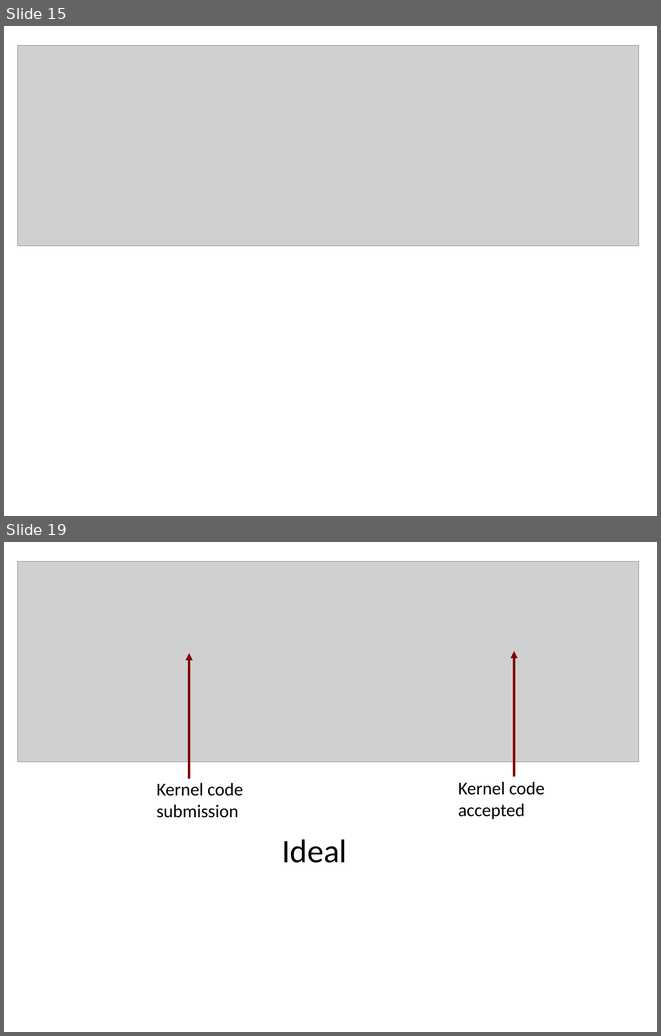
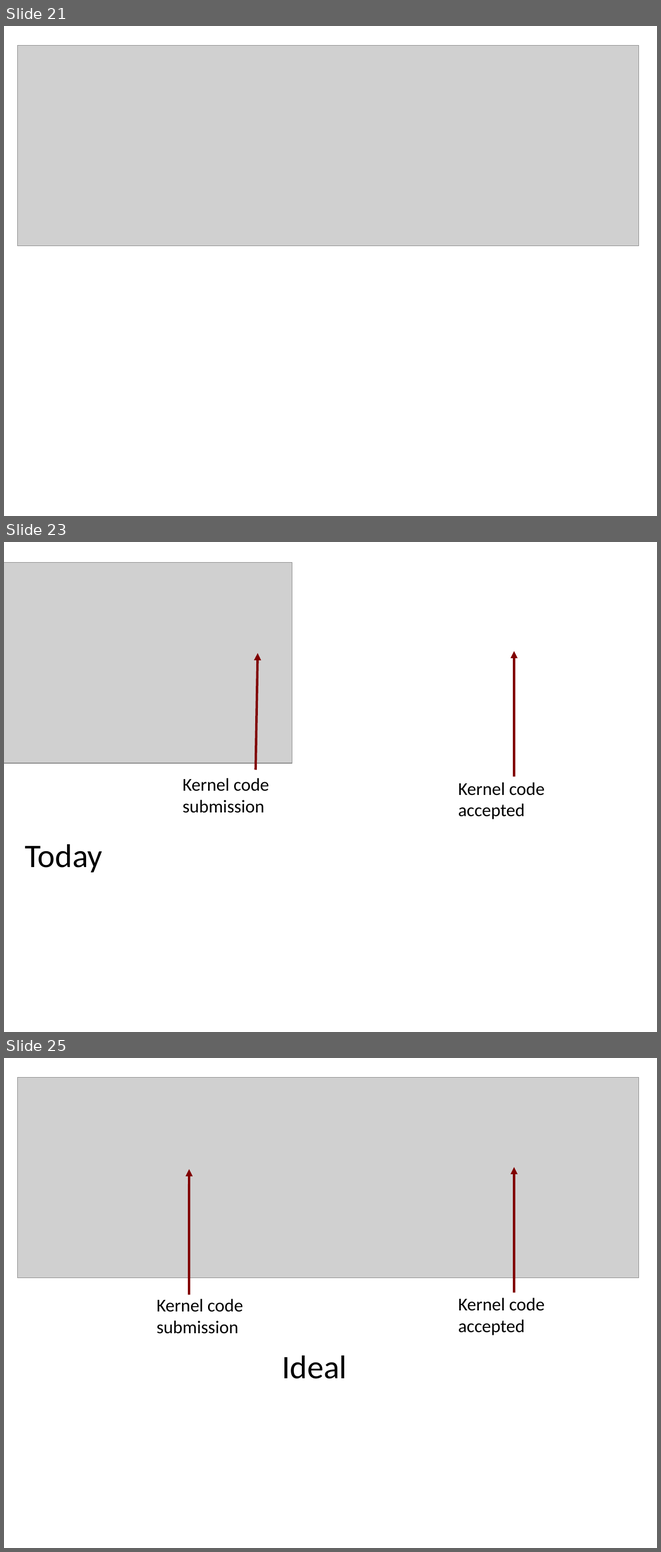
Before and after one commit to gregkh/kernel-development, a slide deck: kernel-development.odp. Shown one above the other, each under a label of ours: slides 15 and 19 before the commit, slides 21, 23 and 25 after it; the slides between them are not shown. The pictures are 661x1036 and 661x1552 pixels, drawn with LibreOffice and Linux fonts; fonts in the diff are those of the drawing; grey boxes stand for pictures. Boxes give left, top, right and bottom in pixels: in the first picture for what was removed or moved away, otherwise in the second. Text is boxed around its words. In the diff, an @@ line names an element or a change of style, - is before the commit and + after.

```diff
--- a/kernel-development.odp
+++ b/kernel-development.odp
@@ slide 23 added at (4,542,657,1032), background #FFFFFF @@
@@ picture added at (4,563,292,764) @@
@@ arrow added from (256, 769) to (257, 653), #800000 2.89 pt @@
@@ arrow added from (514, 777) to (514, 651), #800000 2.89 pt @@
@@ text added at (183,778,269,813), 22 pt, text #000000 @@
+Kernel code
+submission
@@ text added at (458,782,545,819), 22 pt, text #000000 @@
+Kernel code
+accepted
@@ text added at (25,844,103,872), 40 pt, text #000000 @@
+Today
@@ what was slide 15 is now slide 21 @@
@@ what was slide 19 is now slide 25 @@
```
Also in this commit, not shown: 7 slides changed, 8 other slides added, 9 slides removed, 1 other file.
